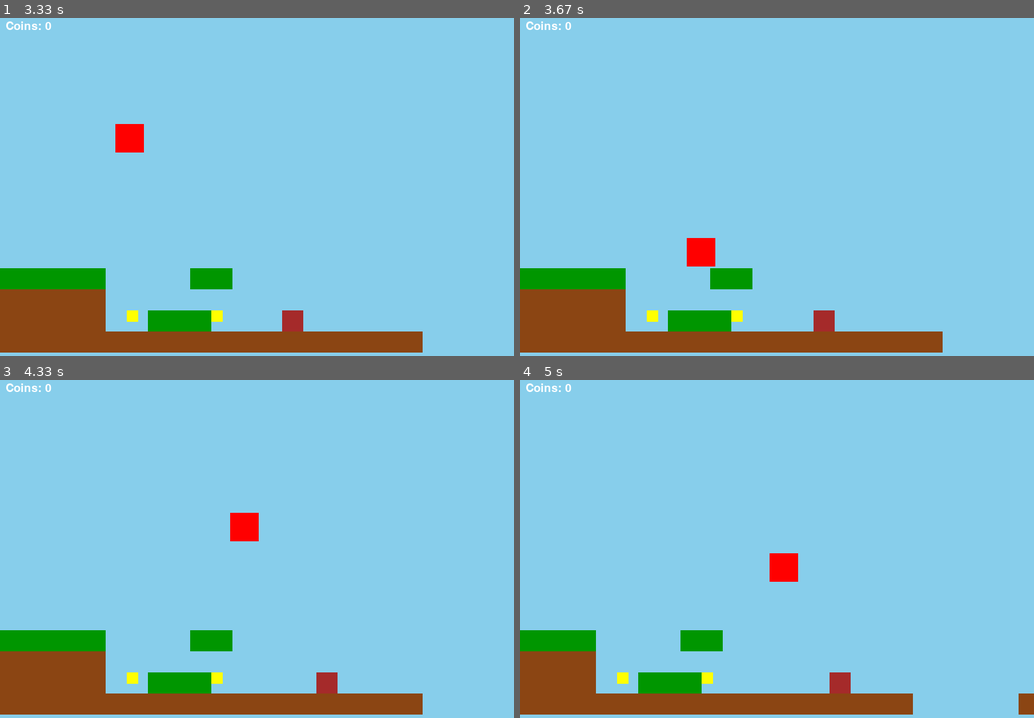
Above: before the commit, frames 1-4 (two rows, left to right).
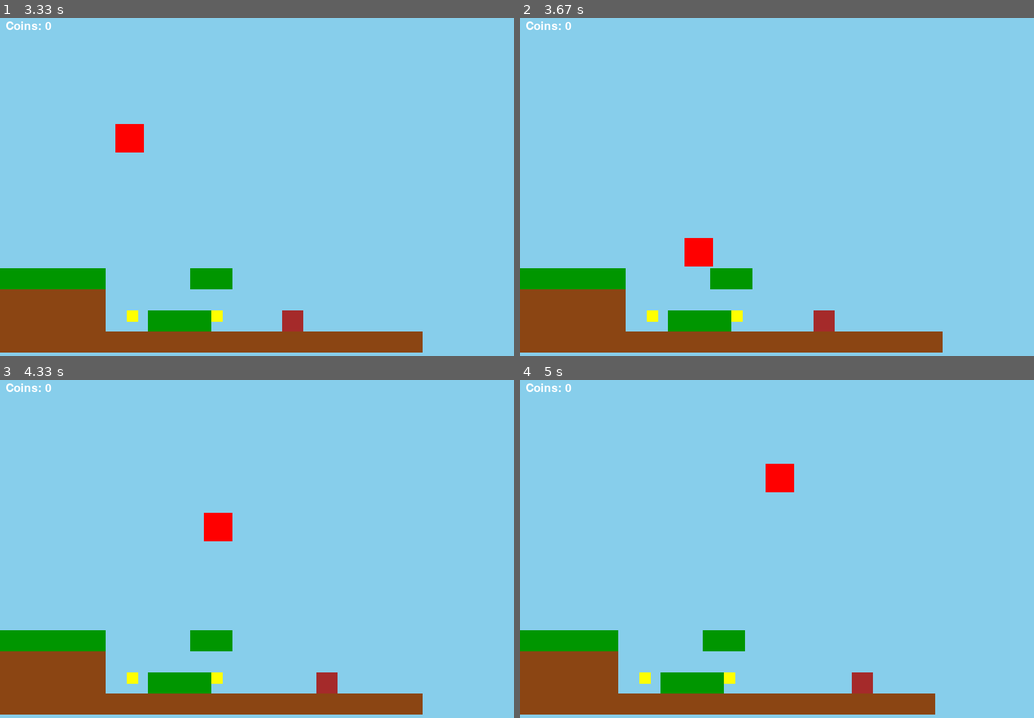
Above: after the commit, the same moments.

Repository: Graciano-B-L-Junior/Gamedevportfolio_pygame
Game: pygame game, started from 2 - Platform game/game.py
Same seed, same stepped clock (60 frames per second), same inputs: the game is played once before the commit and once after it.
Inputs:
- Up to frame 1 (3.33 s): hold Right 0.33-0.8 s; hold Up 0.83-1.13 s; tap Space at 0.9, 1.23, 1.53, 1.73, 2.03, 2.3, 2.6, 2.73, 3.13 s; hold Right 1.17-1.63 s; hold Left 1.67-2.2 s; hold Left 2.23-2.63 s; hold Up 2.67-3.03 s; hold Right from 3.07 s (still down)
- Up to frame 2 (3.67 s): keep holding Right; tap Space at 3.43 s
- Up to frame 3 (4.33 s): release Right at 3.7 s; hold Left 3.73-4.2 s; tap Space at 3.8, 4.1, 4.3 s; hold Right from 4.23 s (still down)
- Up to frame 4 (5 s): tap Space at 4.6, 4.8 s; release Right at 4.7 s; hold Up from 4.73 s (still down)

Frame 1 is identical in both runs. In frame 2, less than 0.1% of the frame differs, in the area x 32-38%, y 65-74%; in frame 3, 0.9%; in frame 4, 3.9%, in the area x 14-100%, y 24-99%.

Commit message:
Fix Player speed to improve movement responsiveness

Diff:
--- a/2 - Platform game/player.py
+++ b/2 - Platform game/player.py
@@ -6,7 +6,7 @@
         self.y = y
         self.width = 50
         self.height = 50
-        self.speed = 20
+        self.speed = 5
         self.jump_force = -20
         self.maximum_fall_speed = 10
 
@@ -17,6 +17,7 @@
         self.dx = 0
         self.acceleration_rate = 10
         self.friction = 30
+
 
         # Vertical movement
         self.y_velocity = 0
